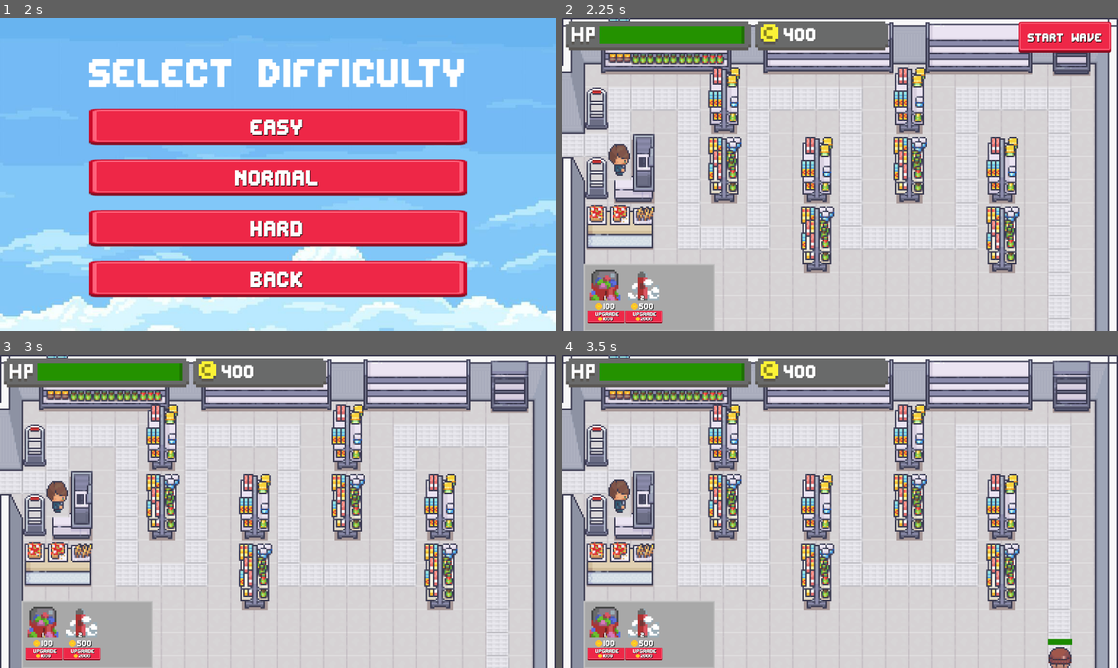
Above: before the commit, frames 1-4 (two rows, left to right).
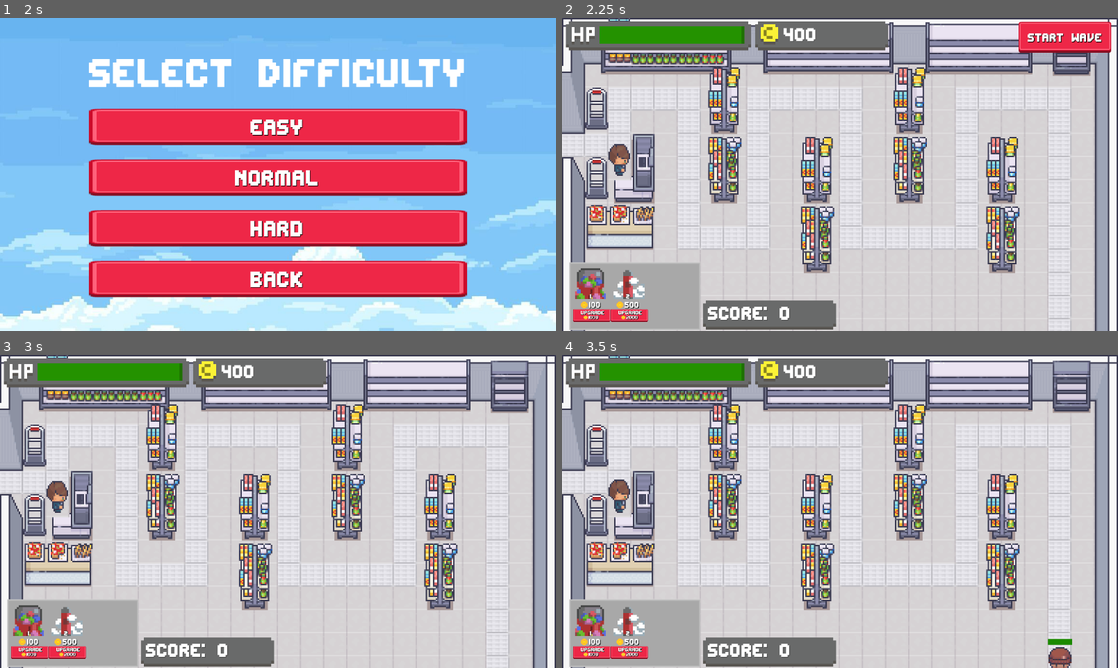
Above: after the commit, the same moments.

Repository: s27459-pj/bodega-battle
Game: Godot game, scene res://scene/scene_handler/scene_handler.tscn
The game is run twice, just before and just after one commit, with the same random seed, the same clock (stepped at 60 frames per second) and the same inputs.
Inputs:
- Up to frame 1 (2 s): click "PLAY" at 0.5 s; click "Character 1" at 1.25 s
- Up to frame 2 (2.25 s): click "Easy" at 2 s
- Up to frame 3 (3 s): click "Start Wave" at 2.75 s
- Up to frame 4 (3.5 s): no input

Frame 1 is identical in both runs. In frame 2, 5.0% of the frame differs, in the area x 1-50%, y 78-100%; in frame 3, 5.0%; in frame 4, 5.0%.

Commit message:
added score

Diff:
--- a/global/global_vars.gd
+++ b/global/global_vars.gd
@@ -21,3 +21,12 @@
 
 # Health
 @export var starting_health = 100;
+
+# Score
+@export var score : int = 0:
+	set(value):
+		score = value
+		score_changed.emit(score)
+
+
+signal score_changed(score : int)
--- a/objects/Enemies/enemy_logic.gd
+++ b/objects/Enemies/enemy_logic.gd
@@ -20,6 +20,7 @@
 	animation_player.play("hit")
 	if current_health == 0:
 		GlobalVars.money += 10
+		GlobalVars.score += 1
 		animation_player.stop()
 		animation_player.play("death")
 
--- /dev/null
+++ b/objects/ui/score/score.gd
@@ -0,0 +1,9 @@
+extends Control
+@onready var score_label: Label = $ScoreLabel
+
+func _ready() -> void:
+	GlobalVars.score_changed.connect(update_score)
+	update_score(GlobalVars.score)
+
+func update_score(score : int) -> void:
+	score_label.text = "Score: " + str(score)
--- /dev/null
+++ b/objects/ui/score/score.tscn
@@ -0,0 +1,29 @@
+[gd_scene load_steps=4 format=3 uid="uid://dh5lcxh0l6hok"]
+
+[ext_resource type="Texture2D" uid="uid://ntxk4l208ciu" path="res://assets/UI/gameOverlay/score bg.png" id="1_2i05l"]
+[ext_resource type="Script" uid="uid://3pfcm3puybon" path="res://objects/ui/score/score.gd" id="1_iuq4k"]
+[ext_resource type="FontFile" uid="uid://cuq6cgihu0i06" path="res://assets/UI/fonts/editundo.ttf" id="2_qcsk6"]
+
+[node name="Score" type="Control"]
+layout_mode = 3
+anchors_preset = 15
+anchor_right = 1.0
+anchor_bottom = 1.0
+grow_horizontal = 2
+grow_vertical = 2
+script = ExtResource("1_iuq4k")
+
+[node name="Sprite2D" type="Sprite2D" parent="."]
+scale = Vector2(6, 6)
+texture = ExtResource("1_2i05l")
+
+[node name="ScoreLabel" type="Label" parent="."]
+offset_left = -128.0
+offset_top = -24.0
+offset_right = 120.0
+offset_bottom = 17.0
+theme_override_colors/font_shadow_color = Color(0, 0, 0, 0.254902)
+theme_override_fonts/font = ExtResource("2_qcsk6")
+theme_override_font_sizes/font_size = 46
+text = "score: 0"
+vertical_alignment = 1
--- a/scene/level_main/GameScene.tscn
+++ b/scene/level_main/GameScene.tscn
@@ -8,6 +8,7 @@
 [ext_resource type="PackedScene" uid="uid://66x5ab5y1qap" path="res://objects/ui/tower_placement/ui_tower_placement_overlay.tscn" id="5_yl6u3"]
 [ext_resource type="PackedScene" uid="uid://c8qbv1nyqanfh" path="res://objects/ui/tower_placement/ui_tower_placement.tscn" id="5_ylvg0"]
 [ext_resource type="PackedScene" uid="uid://div1ree20fsjq" path="res://objects/ui/prep_phase_ui/prep_phase_ui.tscn" id="7_jiwvr"]
+[ext_resource type="PackedScene" uid="uid://dh5lcxh0l6hok" path="res://objects/ui/score/score.tscn" id="9_1gttt"]
 
 [node name="GameScene" type="Node2D"]
 script = ExtResource("1_g0iv5")
@@ -28,8 +29,14 @@
 [node name="TowerPlacementOverlay" parent="UI" instance=ExtResource("5_yl6u3")]
 
 [node name="TowerPlacement" parent="UI" node_paths=PackedStringArray("overlay", "level") instance=ExtResource("5_ylvg0")]
-position = Vector2(62, 539)
+position = Vector2(32, 536)
 overlay = NodePath("../TowerPlacementOverlay")
 level = NodePath("../../LevelMain")
 
 [node name="PauseMenu" parent="UI" instance=ExtResource("3_nn7n3")]
+
+[node name="Score" parent="UI" instance=ExtResource("9_1gttt")]
+offset_left = 430.0
+offset_top = 615.0
+offset_right = 422.0
+offset_bottom = 631.0
Binary file added: assets/UI/gameOverlay/score bg.png
Not shown, added: assets/UI/gameOverlay/score bg.png.import
Not shown, added: objects/ui/score/score.gd.uid
Not shown: 1 places in scene/level_main/GameScene.tscn that only renumber resources
